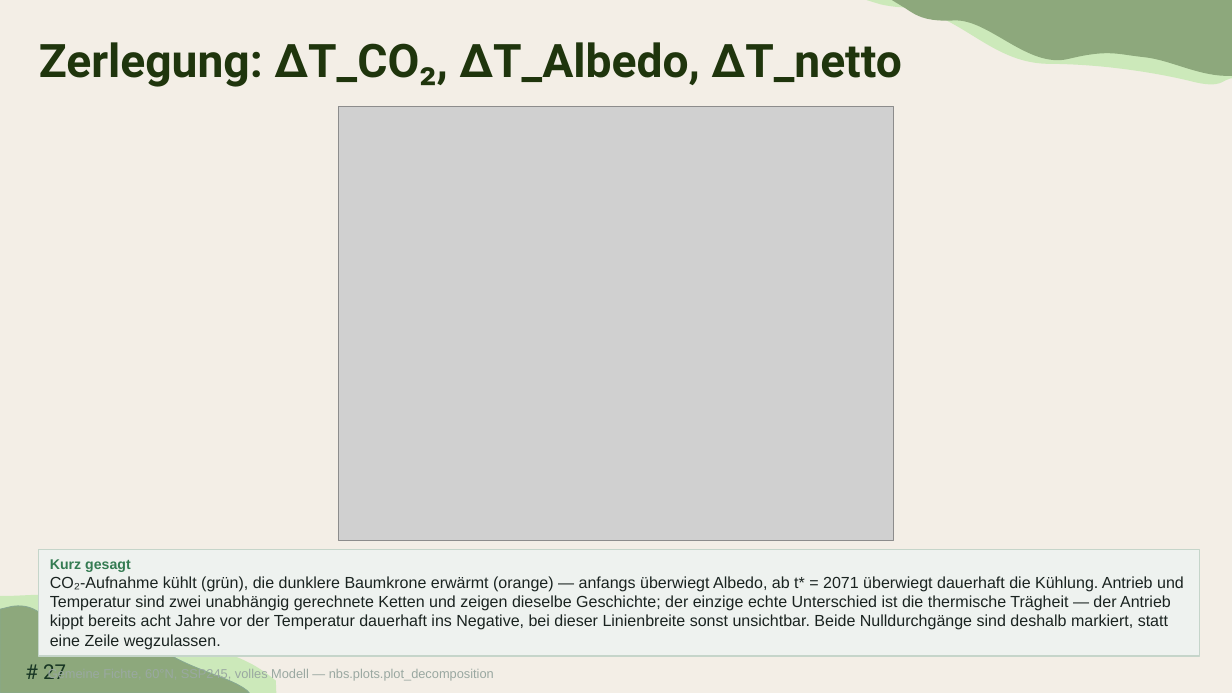
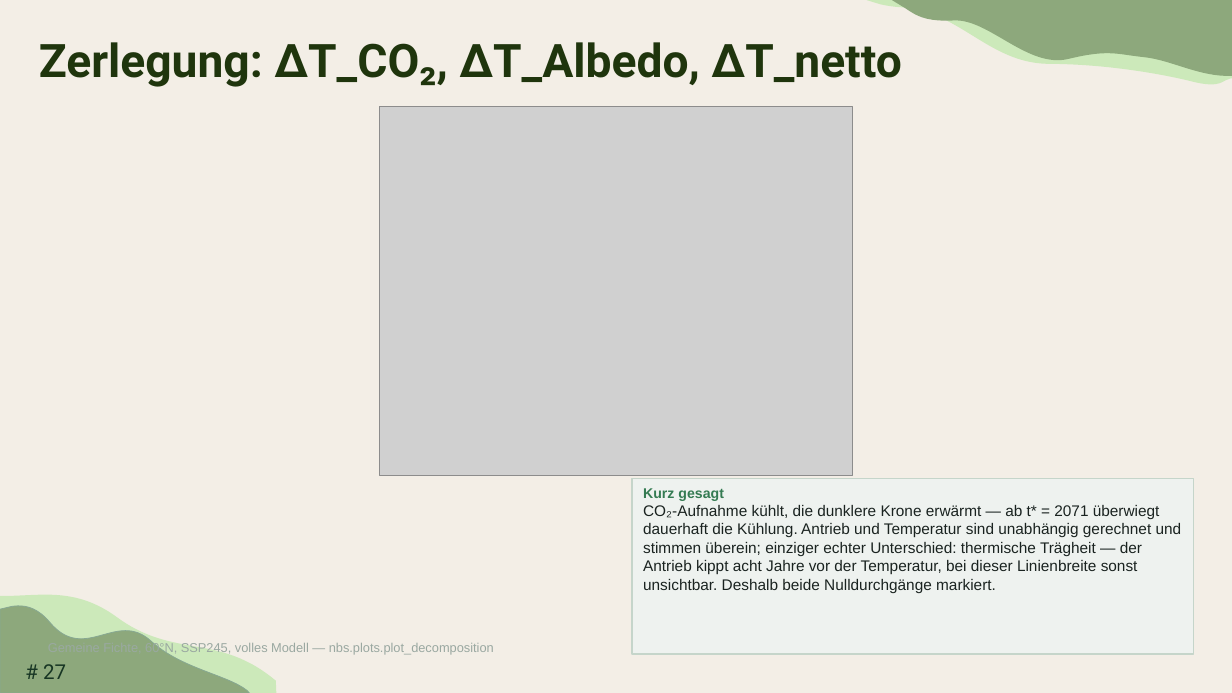
Before and after one commit to TimoDiepers/woodway, a slide deck: slide 27 of docs/slides/dissvortrag.pptx. Drawn at 1232x693 pixels with LibreOffice and Linux fonts; fonts in the diff are those of the drawing; grey boxes stand for pictures. Boxes give left, top, right and bottom in pixels: in the first picture for what was removed or moved away, otherwise in the second. Text is boxed around its words. In the diff, an @@ line names an element or a change of style, - is before the commit and + after.

```diff
--- a/docs/slides/dissvortrag.pptx
+++ b/docs/slides/dissvortrag.pptx
@@ picture: place and size @@
-picture at (338,106,894,541)
+picture at (380,106,853,476)
@@ rectangle "Kurz gesagt": place and size @@
-rectangle "Kurz gesagt" at (39,550,1200,656)
+rectangle "Kurz gesagt" at (632,479,1194,654)
@@ text in rectangle at (643,505,1182,593): text changed; size 12.5 to 12 pt @@
-CO₂-Aufnahme kühlt (grün), die dunklere Baumkrone erwärmt (orange) — anfangs überwiegt Albedo, ab t* = 2071 überwiegt dauerhaft die Kühlung. Antrieb und Temperatur sind zwei unabhängig gerechnete Ketten und zeigen dieselbe Geschichte; der einzige echte Unterschied ist die thermische Trägheit — der Antrieb kippt bereits acht Jahre vor der Temperatur dauerhaft ins Negative, bei dieser Linienbreite sonst unsichtbar. Beide Nulldurchgänge sind deshalb markiert, statt eine Zeile wegzulassen.
+CO₂-Aufnahme kühlt, die dunklere Krone erwärmt — ab t* = 2071 überwiegt dauerhaft die Kühlung. Antrieb und Temperatur sind unabhängig gerechnet und stimmen überein; einziger echter Unterschied: thermische Trägheit — der Antrieb kippt acht Jahre vor der Temperatur, bei dieser Linienbreite sonst unsichtbar. Deshalb beide Nulldurchgänge markiert.
@@ text "Gemeine Fichte, 60°N, SSP245, volles ..." rewrapped from (48,668,494,681) to (145,642,494,655) @@
```
Also in this commit, not shown: 6 other slides changed.
